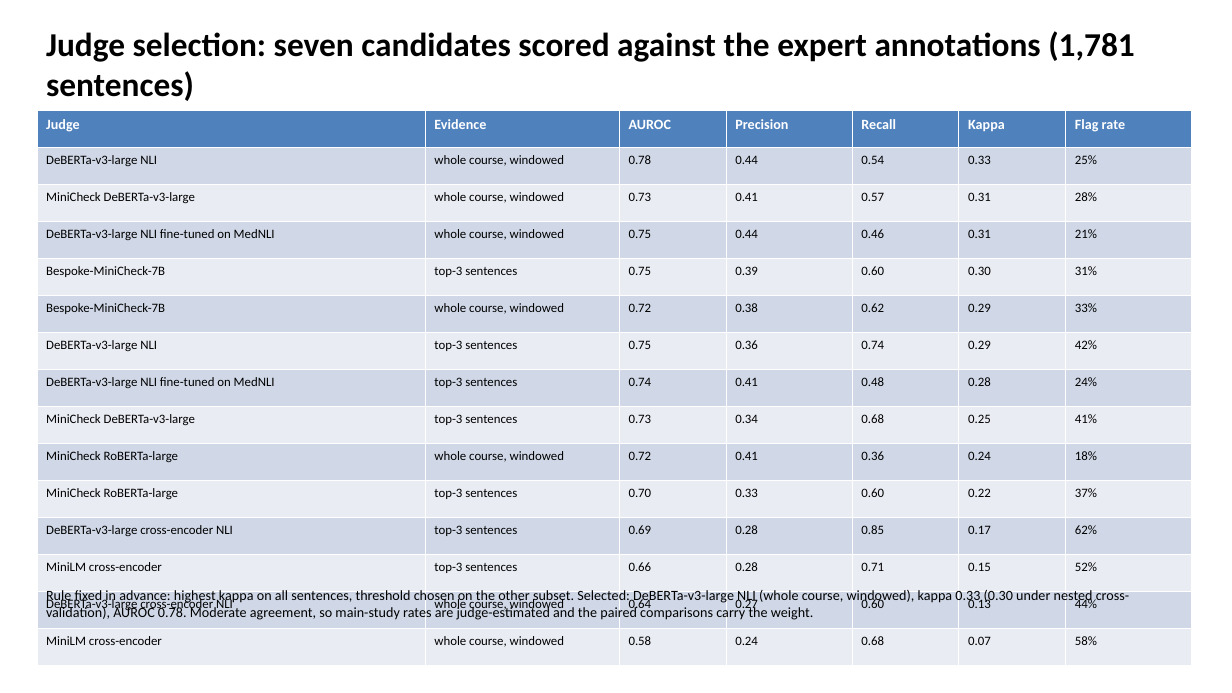
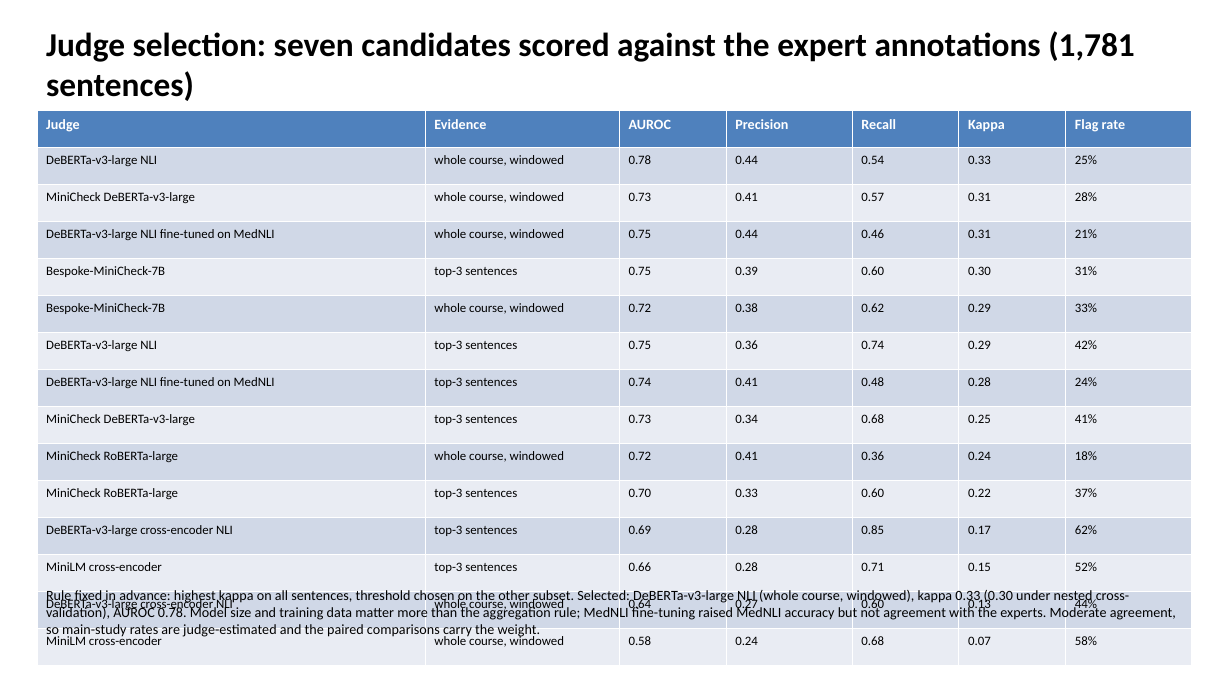
Before and after one commit to slay-a/medical-hallucination-eval, a slide deck: slide 5 of deliverables/Progress_Slides_Fall2026.pptx (slide 8 before the commit). Drawn at 1232x693 pixels with LibreOffice and Linux fonts; fonts in the diff are those of the drawing. Boxes give left, top, right and bottom in pixels: in the first picture for what was removed or moved away, otherwise in the second. Text is boxed around its words. In the diff, an @@ line names an element or a change of style, - is before the commit and + after.

```diff
--- a/deliverables/Progress_Slides_Fall2026.pptx
+++ b/deliverables/Progress_Slides_Fall2026.pptx
@@ text at (46,588,1176,638): text changed @@
-Rule fixed in advance: highest kappa on all sentences, threshold chosen on the other subset. Selected: DeBERTa-v3-large NLI (whole course, windowed), kappa 0.33 (0.30 under nested cross-validation), AUROC 0.78. Moderate agreement, so main-study rates are judge-estimated and the paired comparisons carry the weight.
+Rule fixed in advance: highest kappa on all sentences, threshold chosen on the other subset. Selected: DeBERTa-v3-large NLI (whole course, windowed), kappa 0.33 (0.30 under nested cross-validation), AUROC 0.78. Model size and training data matter more than the aggregation rule; MedNLI fine-tuning raised MedNLI accuracy but not agreement with the experts. Moderate agreement, so main-study rates are judge-estimated and the paired comparisons carry the weight.
```
Also in this commit, not shown: 5 other slides changed, 9 slides removed, 3 other files.
